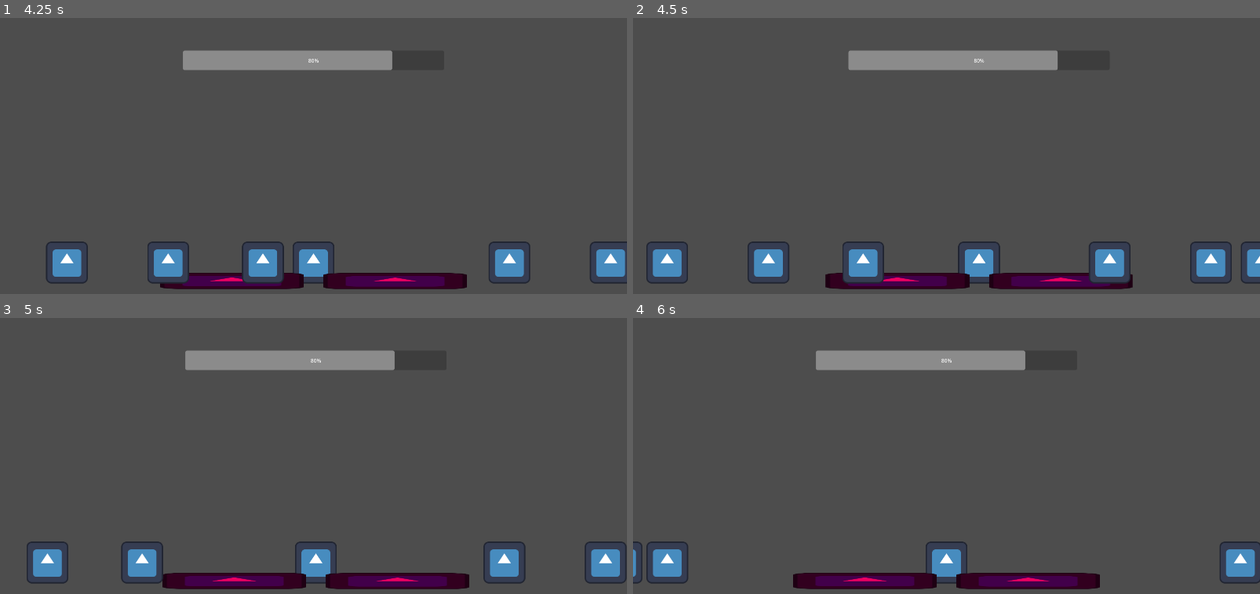
Above: before the commit, frames 1-4 (two rows, left to right).
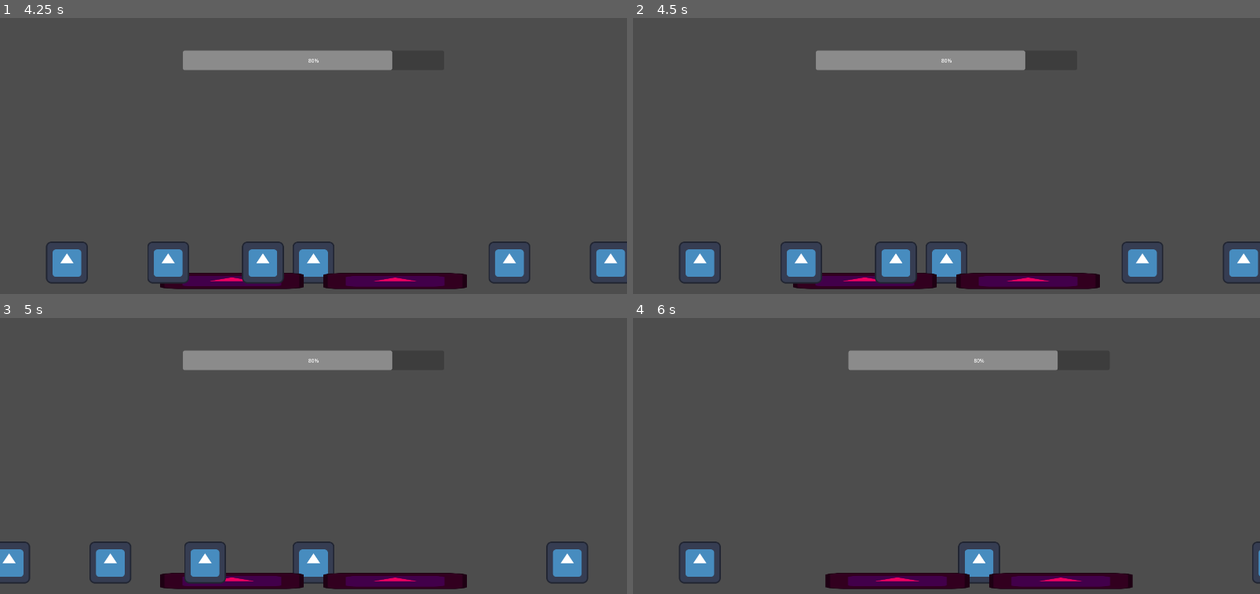
Above: after the commit, the same moments.

Repository: Jam-n-Bees/Garden-Guardian
Game: Godot game, scene res://MainScene.tscn
The game is run twice, just before and just after one commit, with the same random seed, the same clock (stepped at 60 frames per second) and the same inputs. The engine's default icon, where the game draws it, is replaced by a stand-in: a white triangle on a blue panel in a dark square.
Inputs (mouse positions are in pixels of both pictures, inside the frame that each line leads up to):
- Up to frame 1 (4.25 s): tap Enter at 0.5 s; move the mouse to (451, 175) at 0.52 s; press the mouse at (451, 175) at 0.53 s; move the mouse to (188, 211) at 1.27 s; release the mouse at (188, 211) at 1.28 s; right-click (188, 211) at 1.35 s; move the mouse to (376, 117) at 2.02 s; press the mouse at (376, 117) at 2.03 s; move the mouse to (282, 263) at 2.77 s; release the mouse at (282, 263) at 2.78 s; right-click (282, 263) at 2.85 s; move the mouse to (501, 247) at 3.52 s; press the mouse at (501, 247) at 3.53 s
- Up to frame 2 (4.5 s): move the mouse to (758, 142) at 4.27 s; release the mouse at (758, 142) at 4.28 s; right-click (758, 142) at 4.35 s
- Up to frame 3 (5 s): no input
- Up to frame 4 (6 s): move the mouse to (977, 494) at 5.02 s; press the mouse at (977, 494) at 5.03 s; move the mouse to (852, 406) at 5.77 s; release the mouse at (852, 406) at 5.78 s; right-click (852, 406) at 5.85 s

Frame 1 is identical in both runs. In frame 2, 8.7% of the frame differs, in the area x 2-100%, y 11-99%; in frame 3, 5.2%; in frame 4, 5.3%.

Commit message:
Player Stunned after Hit
Player is now stunned just long enough for enemies to move out of range when the player takes a hit.

Diff:
--- a/goons/goon_scripts/goon_class.gd
+++ b/goons/goon_scripts/goon_class.gd
@@ -113,6 +113,8 @@
 	attacking = true
 	await get_tree().create_timer(0.2).timeout
 	if interupted == false:
+		global_variables.player_node.attack_cooldown_time = 1.2
+		global_variables.player_node.attack_on_cooldown = true
 		global_variables.player_hp -= 1
 		global_variables.player_hp_bar.value = global_variables.player_hp
 	emit_signal("knocked_back")
--- a/player.gd
+++ b/player.gd
@@ -20,6 +20,7 @@
 			attack_cooldown_time -= (1*delta)
 	global_variables.player_pos_x = self.position.x
 	global_variables.player_pos_y = self.position.y
+	print(str(global_variables.player_node.attack_on_cooldown))
 
 func _input(event: InputEvent) -> void:
 	if attack_on_cooldown == false:
